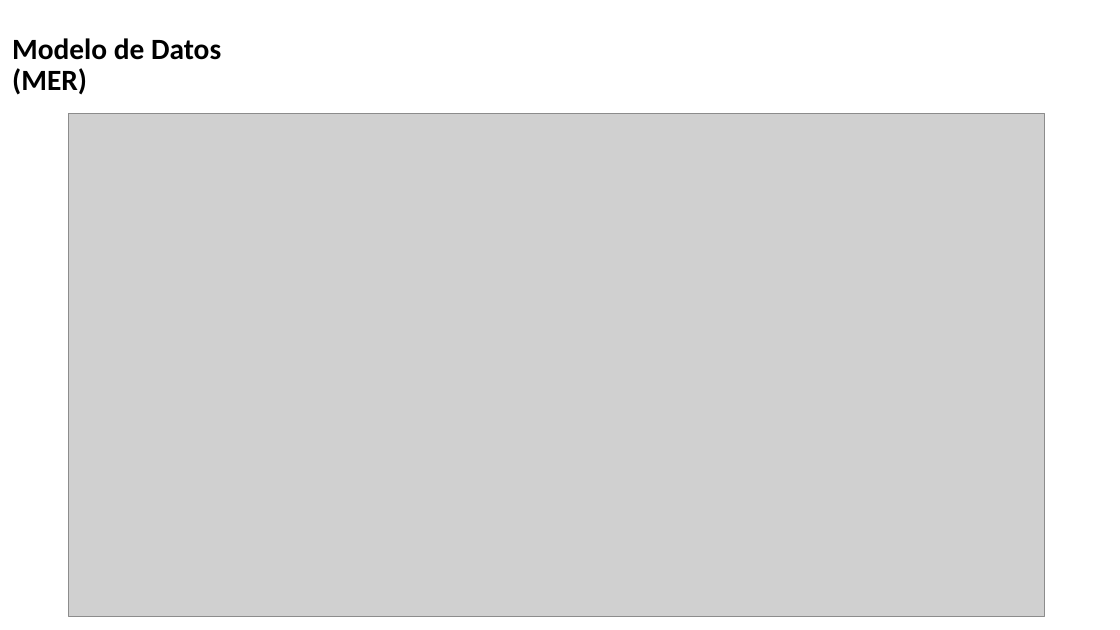
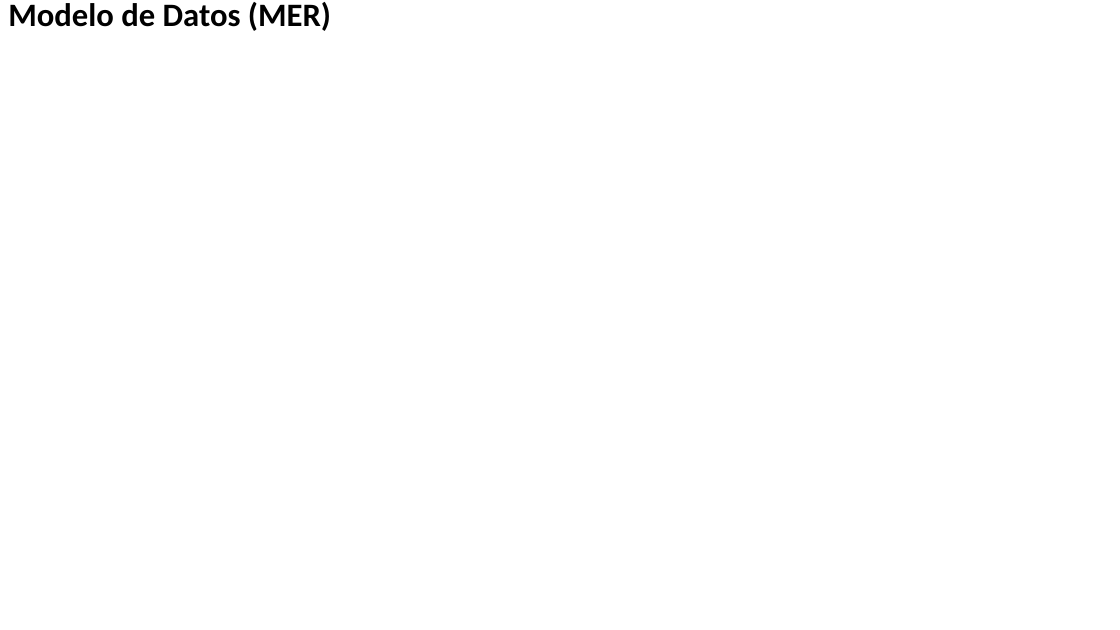
Before and after one commit to Gabrielavendano/2024_2_MA_CAPSTONE_001D_GRUPO_08, a slide deck: slide 11 of Fase 2/Evidencias Proyecto/PRESENTACION-PARCIAL 2.pptx (slide 10 before the commit). Drawn at 1120x630 pixels with LibreOffice and Linux fonts; fonts in the diff are those of the drawing; grey boxes stand for pictures; background and template pictures are left out. Boxes give left, top, right and bottom in pixels: in the first picture for what was removed or moved away, otherwise in the second. Text is boxed around its words. In the diff, an @@ line names an element or a change of style, - is before the commit and + after.

```diff
--- a/Fase 2/Evidencias Proyecto/PRESENTACION-PARCIAL 2.pptx
+++ b/Fase 2/Evidencias Proyecto/PRESENTACION-PARCIAL 2.pptx
@@ title "Modelo de Datos (MER)": place and size @@
-title "Modelo de Datos (MER)" at (12,38,221,95)
+title "Modelo de Datos (MER)" at (8,2,331,31)
@@ title "Modelo de Datos (MER)" at (8,2,331,31): size 25.2 to 28 pt @@
@@ picture removed at (69,113,1045,616) @@
```
Also in this commit, not shown: 5 other slides changed, 8 slides added, 1 slide removed, 28 other files.
